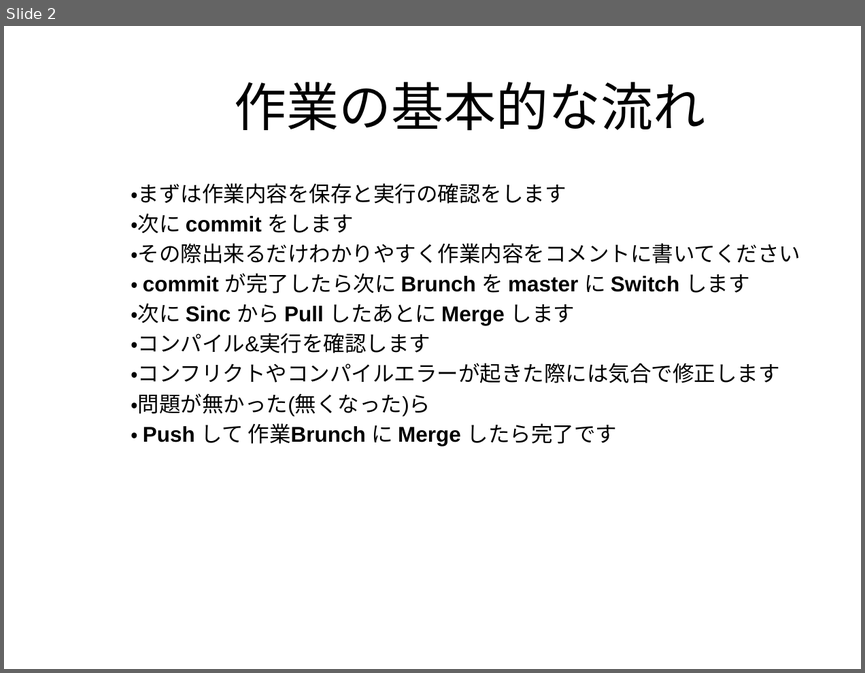
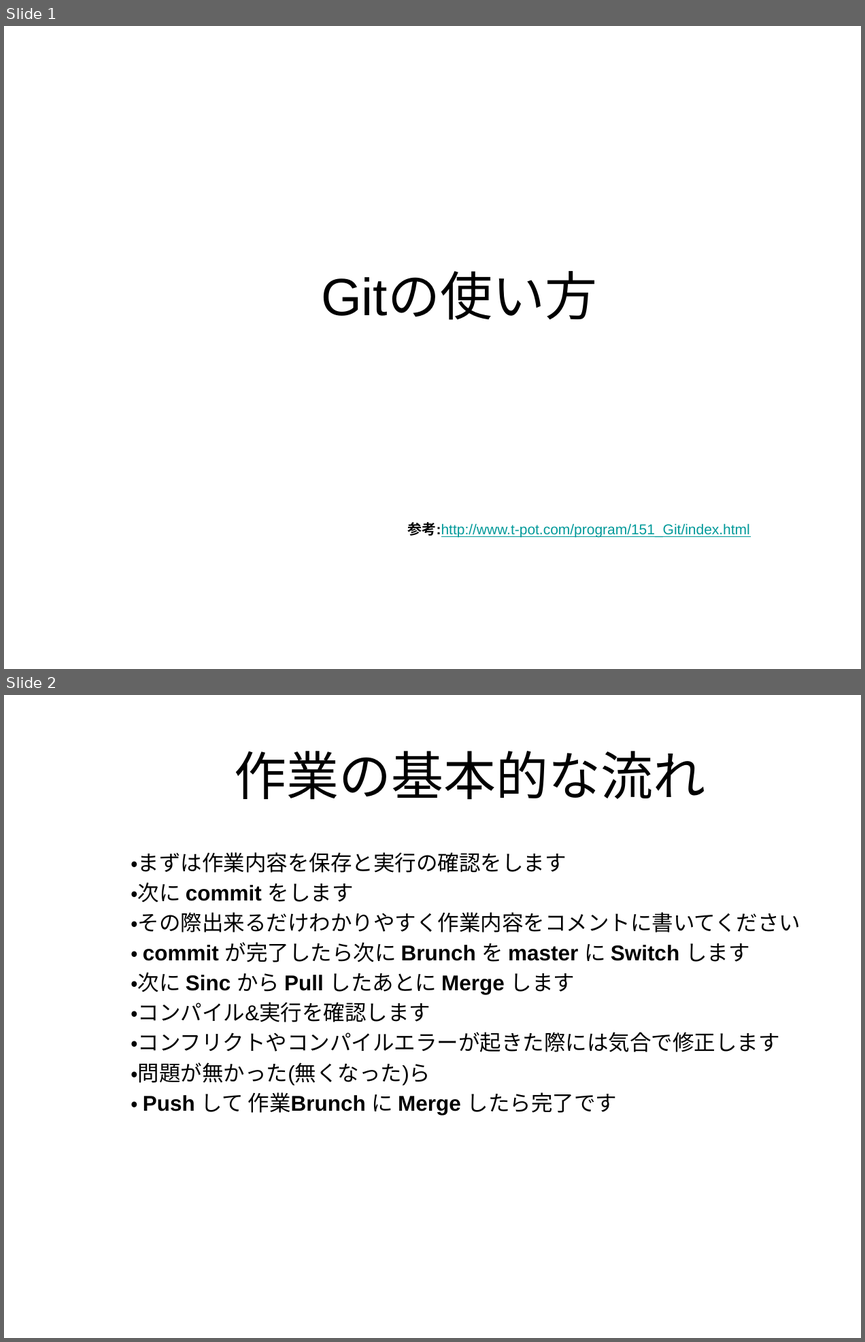
Before and after one commit to xtatrax/oldPrj-SchoolTask_BomberProject-public, a slide deck: Document/Git.pptx. Shown one above the other, each under a label of ours: slide 2 before the commit, slides 1 and 2 after it. The pictures are 865x673 and 865x1342 pixels, drawn with LibreOffice and Linux fonts; fonts in the diff are those of the drawing; background and template pictures are left out. Boxes give left, top, right and bottom in pixels: in the first picture for what was removed or moved away, otherwise in the second. Text is boxed around its words. In the diff, an @@ line names an element or a change of style, - is before the commit and + after.

```diff
--- a/Document/Git.pptx
+++ b/Document/Git.pptx
@@ slide 1 added at [4,26,861,669], background #FFFFFF @@
@@ title added at [321,274,597,320], 44 pt, text #000000 @@
+Gitの使い方
@@ subtitle added at [408,522,750,537], 12 pt, text #009999, underline @@
+参考:http://www.t-pot.com/program/151_Git/index.html
```
Also in this commit, not shown: 1 other slide added, 2 slides removed.
